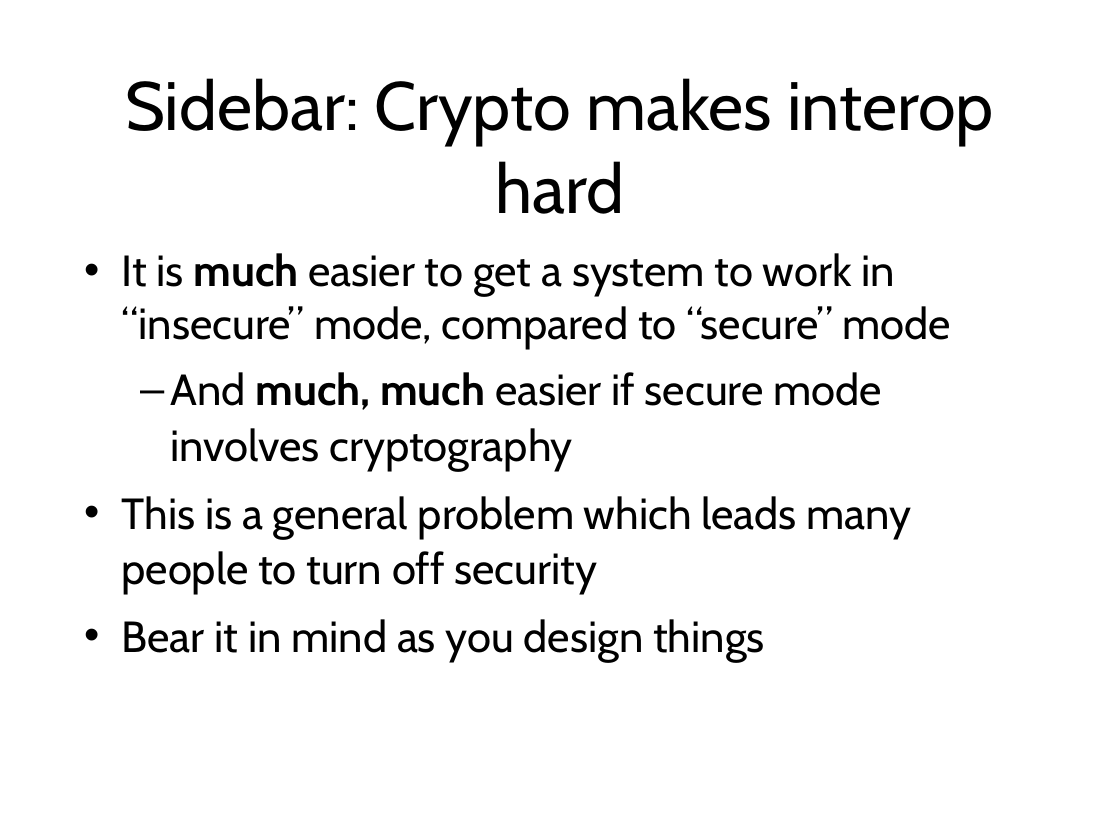
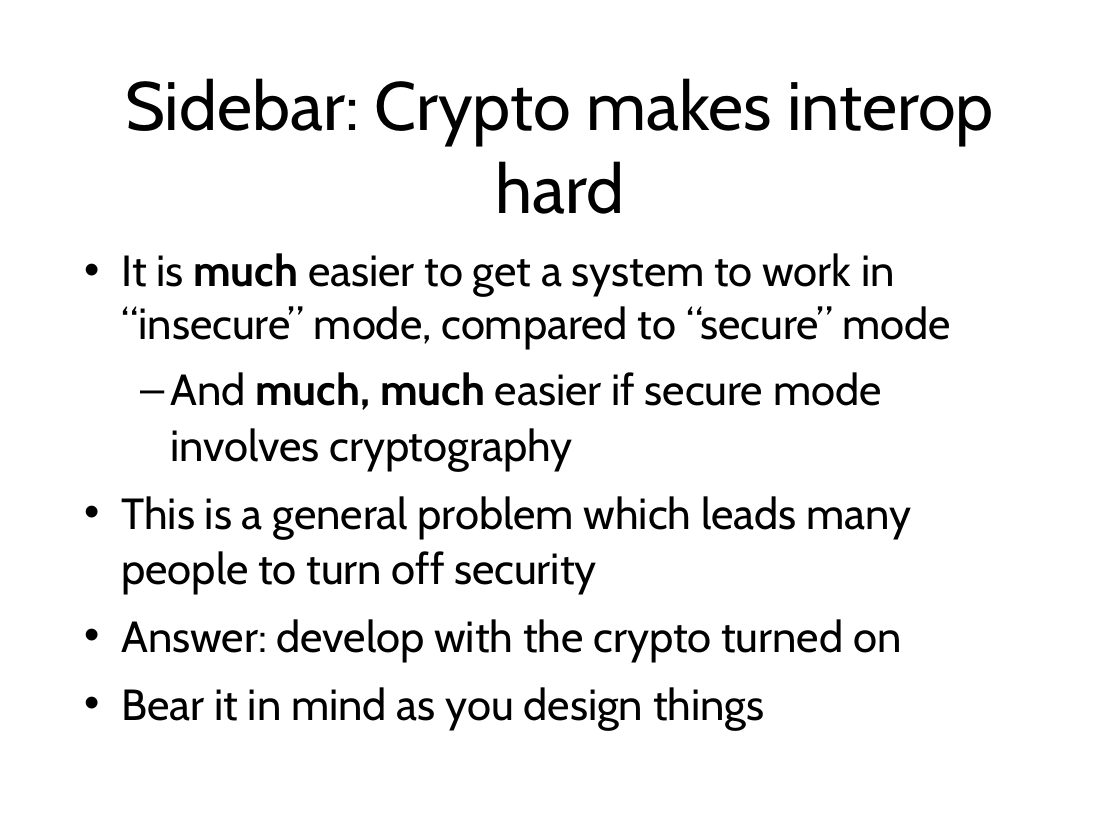
Before and after one commit to sftcd/cs7053, a slide deck: slide 22 of 2016lectures/02-concepts.ppt (slide 21 before the commit). Drawn at 1120x840 pixels with LibreOffice and Linux fonts; fonts in the diff are those of the drawing. Boxes give left, top, right and bottom in pixels: in the first picture for what was removed or moved away, otherwise in the second. Text is boxed around its words. In the diff, an @@ line names an element or a change of style, - is before the commit and + after.

```diff
--- a/2016lectures/02-concepts.ppt
+++ b/2016lectures/02-concepts.ppt
@@ text at [121, 253, 951, 730]: indent changed @@
@@ text at [121, 619, 901, 662]: paragraph added @@
+• Answer: develop with the crypto turned on
```
Also in this commit, not shown: 42 other slides changed, 4 slides added, 5 other files.
